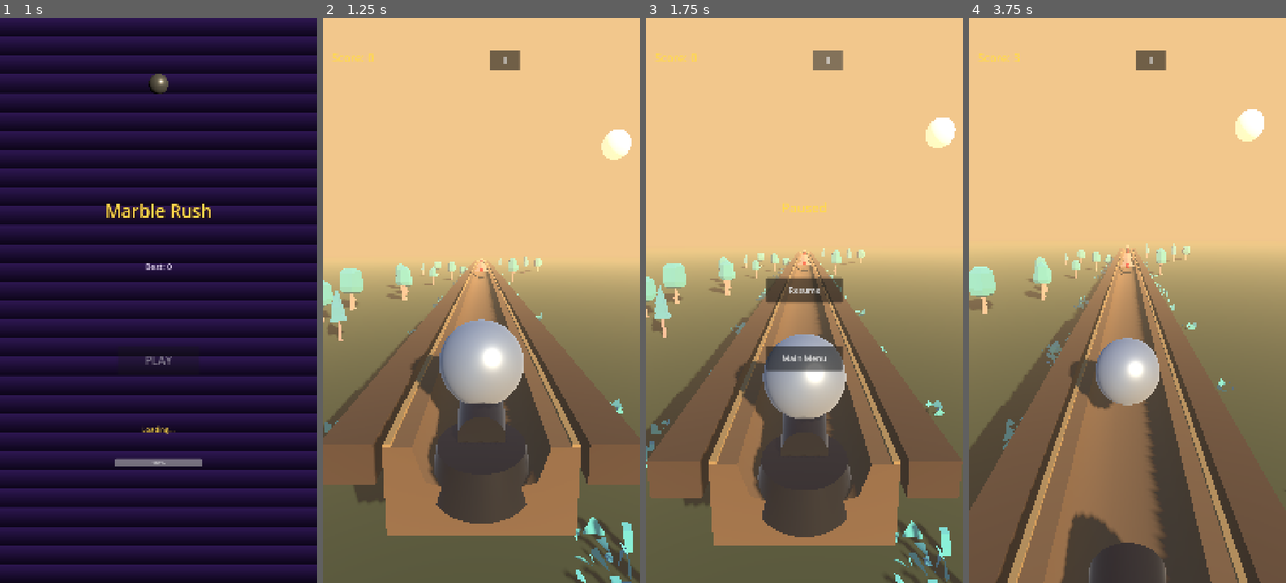
Above: before the commit, frames 1-4 (left to right).
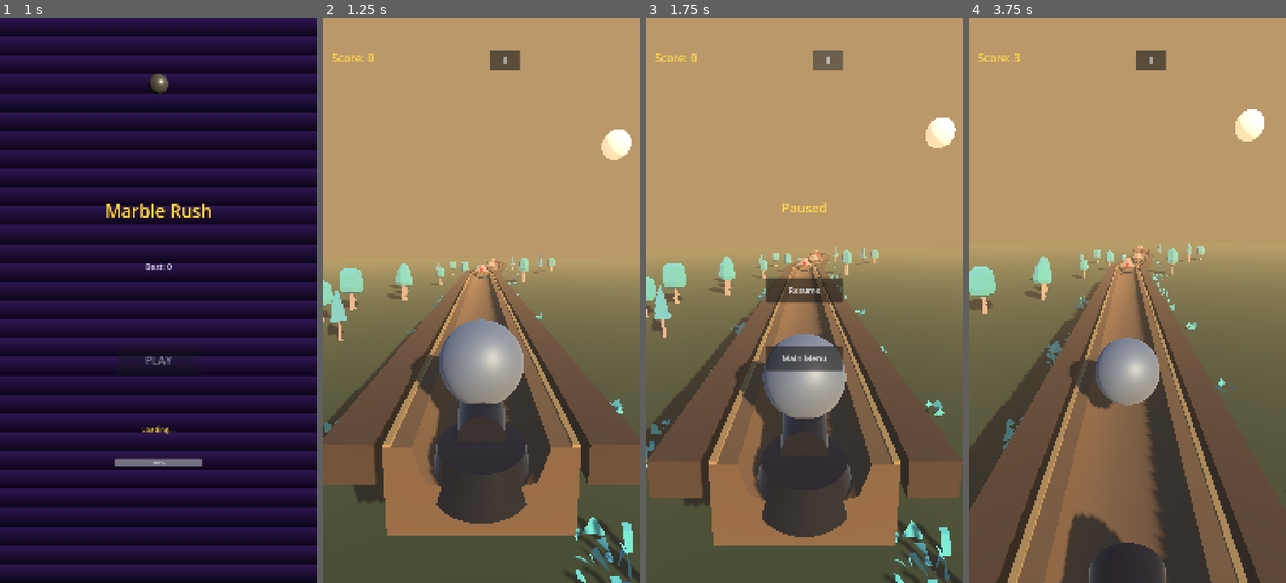
Above: after the commit, the same moments.

Repository: Ebrahassad/marble-rush
Game: Godot game, scene res://scenes/MainMenu.tscn
Two runs of this game, one before a commit and one after it. Both use one fixed random seed, a clock stepped at 60 frames per second and the inputs below.
Inputs:
- Up to frame 1 (1 s): click "PLAY" at 0.5 s
- Up to frame 2 (1.25 s): no input
- Up to frame 3 (1.75 s): click "II" at 1.25 s
- Up to frame 4 (3.75 s): click "Resume" at 2 s; click "II" at 2.75 s; click "Resume" at 3.5 s

Frame 1 is identical in both runs. In frame 2, 57% of the frame differs, in the area x 0-100%, y 0-69%; in frame 3, 55%; in frame 4, 57%.
Error in both runs: Cannot call method 'change_scene_to_packed' on a null value. (res://scripts/main_menu.gd:35)

Commit message:
Brighter daytime scene, corrected iron ball material, and winding sine-wave curved path

Diff:
--- a/scenes/Main.tscn
+++ b/scenes/Main.tscn
@@ -50,6 +50,7 @@
 surface_material_override/0 = SubResource("StandardMaterial3D_moon")
 
 [node name="Ball" parent="." instance=ExtResource("1")]
+track_manager_path = NodePath("../TrackManager")
 
 [node name="Launcher" parent="." instance=ExtResource("8")]
 transform = Transform3D(1, 0, 0, 0, 1, 0, 0, 0, 1, 0, 0.4, 0.7)
--- a/scripts/ball_controller.gd
+++ b/scripts/ball_controller.gd
@@ -12,6 +12,7 @@
 @export var fall_death_y: float = -5.0
 @export var jump_threshold: float = 40.0
 @export var fast_fall_threshold: float = 60.0
+@export var track_manager_path: NodePath
 
 var touch_start_x: float = 0.0
 var touch_start_y: float = 0.0
@@ -20,14 +21,16 @@
 var fast_falling: bool = false
 var jump_consumed: bool = false
 var movement_enabled: bool = false
+var track_manager: Node = null
 
 func _ready() -> void:
 	add_to_group("player")
+	if track_manager_path != NodePath():
+		track_manager = get_node(track_manager_path)
 	var iron_material := StandardMaterial3D.new()
-	iron_material.albedo_color = Color(0.55, 0.56, 0.58)
-	iron_material.metallic = 0.55
-	iron_material.roughness = 0.4
-	iron_material.emission_enabled = false
+	iron_material.albedo_color = Color(0.4, 0.41, 0.43)
+	iron_material.metallic = 0.3
+	iron_material.roughness = 0.55
 	_apply_material_recursive(self, iron_material)
 
 func _apply_material_recursive(node: Node, mat: Material) -> void:
@@ -60,9 +63,14 @@
 	if linear_velocity.z > -current_max_speed:
 		apply_central_force(Vector3(0, 0, -forward_speed * mass))
 
-	if global_position.x > lane_limit:
+	var center_x: float = 0.0
+	if track_manager != null:
+		center_x = track_manager.get_path_x(global_position.z)
+	var relative_x: float = global_position.x - center_x
+
+	if relative_x > lane_limit:
 		apply_central_force(Vector3(-steer_force * mass, 0, 0))
-	elif global_position.x < -lane_limit:
+	elif relative_x < -lane_limit:
 		apply_central_force(Vector3(steer_force * mass, 0, 0))
 
 	if fast_falling and not is_grounded:
--- a/scripts/environment_theme.gd
+++ b/scripts/environment_theme.gd
@@ -16,12 +16,12 @@
 	new_environment.background_mode = Environment.BG_SKY
 	new_environment.sky = sky
 	new_environment.ambient_light_source = Environment.AMBIENT_SOURCE_SKY
-	new_environment.ambient_light_energy = 1.0
+	new_environment.ambient_light_energy = 0.65
 
 	new_environment.fog_enabled = true
 	new_environment.fog_light_color = theme_data.sky_horizon
-	new_environment.fog_light_energy = 1.0
-	new_environment.fog_depth_begin = 20.0
-	new_environment.fog_depth_end = 95.0
+	new_environment.fog_light_energy = 0.55
+	new_environment.fog_depth_begin = 45.0
+	new_environment.fog_depth_end = 150.0
 
 	environment = new_environment
--- a/scripts/track_manager.gd
+++ b/scripts/track_manager.gd
@@ -6,6 +6,9 @@
 @export var piece_length: float = 2.19
 @export var pieces_ahead: int = 35
 @export var min_pieces_between_obstacles: int = 5
+@export var curve_amplitude: float = 3.2
+@export var curve_frequency: float = 0.045
+@export var curve_start_distance: float = 30.0
 @export var ball_path: NodePath
 
 var tree_scenes: Array[PackedScene] = [
@@ -33,6 +36,12 @@
 	for i in range(pieces_ahead):
 		_spawn_piece()
 
+func get_path_x(z: float) -> float:
+	var dist: float = max(-z, 0.0)
+	if dist < curve_start_distance:
+		return 0.0
+	return sin((dist - curve_start_distance) * curve_frequency) * curve_amplitude
+
 func _process(_delta: float) -> void:
 	if ball == null:
 		return
@@ -55,9 +64,10 @@
 		old_grass.queue_free()
 
 func _spawn_piece() -> void:
+	var path_x: float = get_path_x(next_z)
 	var piece: Node3D = track_piece_scene.instantiate()
 	add_child(piece)
-	piece.global_position = Vector3(0, 0, next_z)
+	piece.global_position = Vector3(path_x, 0, next_z)
 	active_pieces.append(piece)
 
 	piece_count += 1
@@ -68,19 +78,19 @@
 		if roll < 0.12 and pieces_since_obstacle >= min_pieces_between_obstacles:
 			var obstacle: Node3D = obstacle_scene.instantiate()
 			add_child(obstacle)
-			obstacle.global_position = Vector3(0, 1.4, next_z)
+			obstacle.global_position = Vector3(path_x, 1.4, next_z)
 			pieces_since_obstacle = 0
 		elif roll < 0.32:
 			var coin: Node3D = coin_scene.instantiate()
 			add_child(coin)
-			coin.global_position = Vector3(0, 1.5, next_z)
+			coin.global_position = Vector3(path_x, 1.5, next_z)
 
 	if piece_count % 2 == 0:
 		var side: float = -1.0 if rng.randf() < 0.5 else 1.0
 		var chosen_tree: PackedScene = tree_scenes[rng.randi_range(0, tree_scenes.size() - 1)]
 		var tree: Node3D = chosen_tree.instantiate()
 		add_child(tree)
-		var x_offset: float = side * rng.randf_range(3.0, 14.0)
+		var x_offset: float = path_x + side * rng.randf_range(3.0, 14.0)
 		var scale_factor: float = rng.randf_range(1.5, 3.0)
 		tree.global_position = Vector3(x_offset, -1.2, next_z)
 		tree.scale = Vector3(scale_factor, scale_factor, scale_factor)
@@ -92,7 +102,7 @@
 		var chosen_grass: PackedScene = grass_scenes[rng.randi_range(0, grass_scenes.size() - 1)]
 		var grass: Node3D = chosen_grass.instantiate()
 		add_child(grass)
-		var g_offset: float = g_side * rng.randf_range(1.6, 4.0)
+		var g_offset: float = path_x + g_side * rng.randf_range(1.6, 4.0)
 		var g_scale: float = rng.randf_range(2.0, 4.0)
 		grass.global_position = Vector3(g_offset, -1.2, next_z + rng.randf_range(-1.0, 1.0))
 		grass.scale = Vector3(g_scale, g_scale, g_scale)
